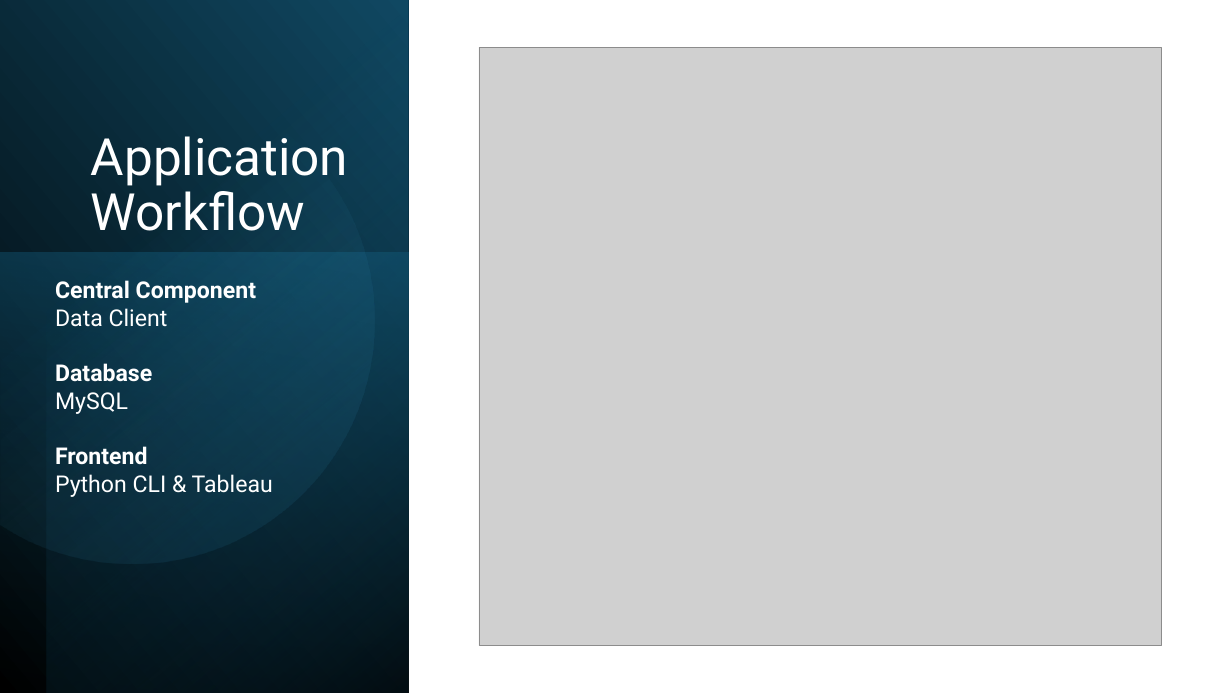
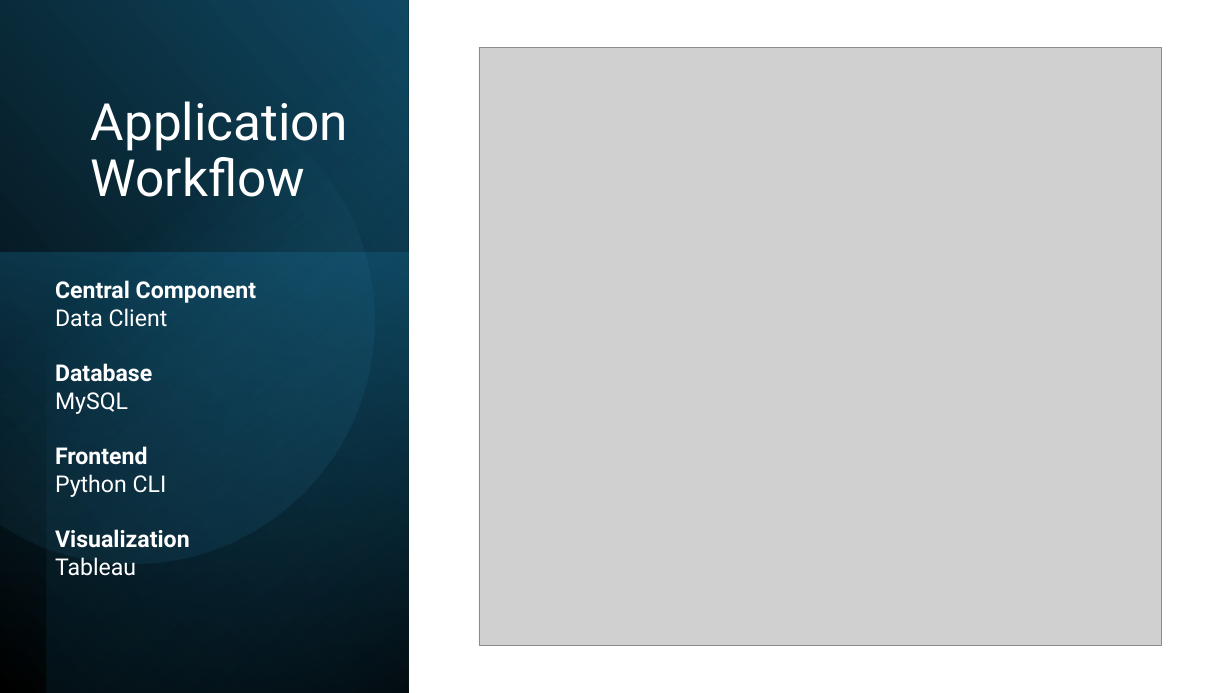
Before and after one commit to kencopas/Projects, a slide deck: slide 7 of Capstone/docs/Kenneth Copas - Capstone Presentation.pptx. Drawn at 1232x693 pixels with LibreOffice and Linux fonts; fonts in the diff are those of the drawing; grey boxes stand for pictures. Boxes give left, top, right and bottom in pixels: in the first picture for what was removed or moved away, otherwise in the second. Text is boxed around its words. In the diff, an @@ line names an element or a change of style, - is before the commit and + after.

```diff
--- a/Capstone/docs/Kenneth Copas - Capstone Presentation.pptx
+++ b/Capstone/docs/Kenneth Copas - Capstone Presentation.pptx
@@ title "Application Workflow": place and size @@
-title "Application Workflow" at <box>91,136,348,231</box>
+title "Application Workflow" at <box>91,101,348,197</box>
@@ text at <box>55,474,190,576</box>: text changed @@
-Python CLI & Tableau
+Python CLI
+Visualization
+Tableau
```
Also in this commit, not shown: 2 other slides changed, 2 slides added, 1 slide removed, 4 other files.
